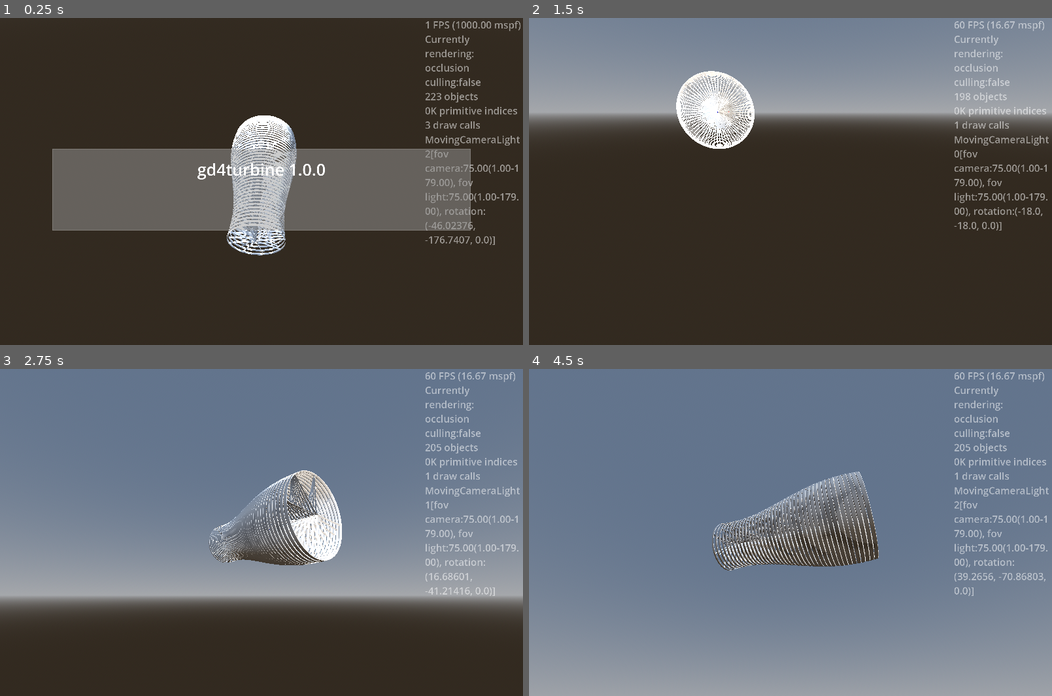
Above: before the commit, frames 1-4 (two rows, left to right).
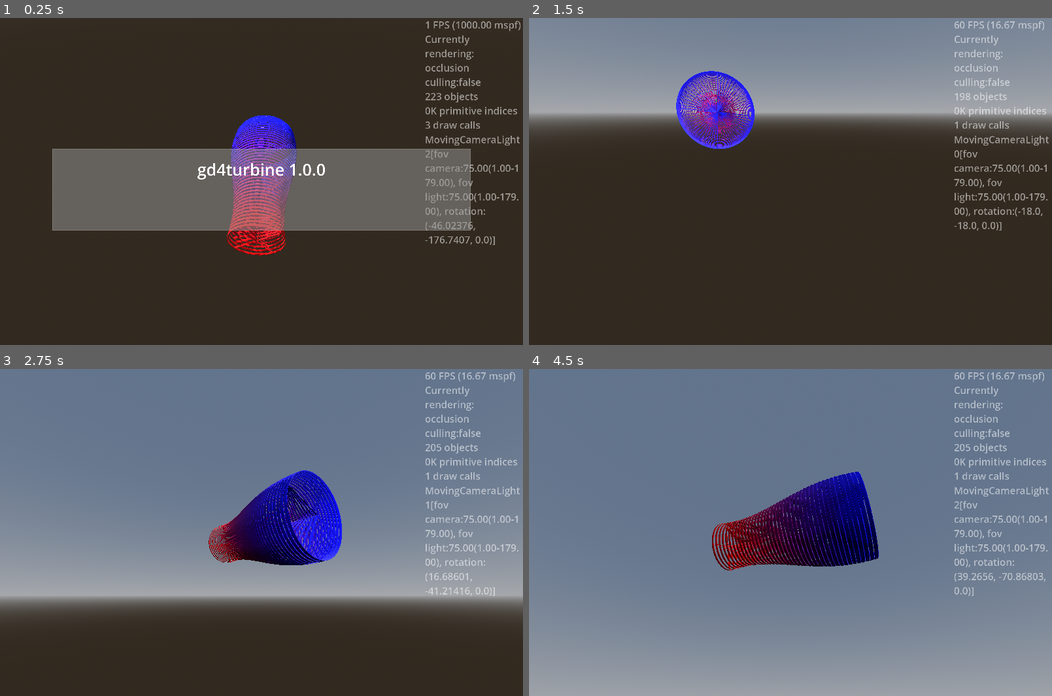
Above: after the commit, the same moments.

Repository: kasworld/gd4turbine
Game: Godot game, scene res://main.tscn
Two runs of this game, one before a commit and one after it. Both use one fixed random seed, a clock stepped at 60 frames per second and the inputs below.
Inputs (mouse positions are in pixels of both pictures, inside the frame that each line leads up to):
- Up to frame 1 (0.25 s): no input
- Up to frame 2 (1.5 s): tap Enter at 0.5 s; move the mouse to (905, 165) at 0.52 s; hold Right 0.53-1.28 s; tap Q at 0.6 s; click (905, 165) at 0.67 s; move the mouse to (685, 197) at 1.27 s; hold Down from 1.28 s (still down); tap E at 1.35 s
- Up to frame 3 (2.75 s): move the mouse to (313, 460) at 2.02 s; release Down at 2.03 s; hold Right from 2.03 s (still down); tap Enter at 2.1 s
- Up to frame 4 (4.5 s): move the mouse to (764, 597) at 2.77 s; release Right at 2.78 s; hold Up 2.78-3.53 s; tap Q at 2.85 s; click (764, 597) at 2.92 s; move the mouse to (947, 581) at 3.52 s; hold Left from 3.53 s (still down); tap E at 3.6 s; move the mouse to (633, 483) at 4.27 s; tap Enter at 4.35 s

The runs differ from the first frame. In frame 1, 4.1% of the frame differs, in the area x 43-57%, y 29-73%; in frame 2, 2.3%; in frame 3, 5.0%; in frame 4, 6.2%, in the area x 35-67%, y 31-62%.

Commit message:
update MultiMeshShape

Diff:
--- a/main.gd
+++ b/main.gd
@@ -57,9 +57,9 @@
 func turbine_demo() -> void:
 	var r:= 20.0
 	for i in range(-20,21):
+		var co := Color.RED.lerp(Color.BLUE, float(i+20)/40.0)
 		var rr := r*(sin(float(i)/30.0*PI)/4 +1.0)
-		var tb :Turbine = preload("res://turbine/turbine.tscn").instantiate().init(rr,1,Color.WHITE)
-		#r *=1.01
+		var tb :Turbine = preload("res://turbine/turbine.tscn").instantiate().init(rr,1,4,co)
 		turbine_list.append(tb)
 		tb.position = Vector3(0,0,i *2.2)
 		#tb.rotation.z = float(i)/10.0
--- a/multi_mesh_shape/multi_mesh_shape.gd
+++ b/multi_mesh_shape/multi_mesh_shape.gd
@@ -1,14 +1,14 @@
 extends MultiMeshInstance3D
 class_name MultiMeshShape
 
-static func 집중선만들기(r :float, start:float, end:float, depth :float, count :int, co :Color ) -> MultiMeshShape:
+static func 집중선만들기(r :float, start:float, end:float, depth :float, count :int, co :Color) -> MultiMeshShape:
 	var 구분선 := BoxMesh.new()
 	var 길이 := r*(end-start)
 	구분선.size = Vector3(길이, depth/10, depth )
 	var cell각도 := 2.0*PI / count
 	var radius := r-길이/2
-	var mms :MultiMeshShape = preload("res://multi_mesh_shape/multi_mesh_shape.tscn").instantiate().init(
-		구분선, Color.WHITE, count ,Vector3.ZERO )
+	var mms :MultiMeshShape = preload("res://multi_mesh_shape/multi_mesh_shape.tscn").instantiate().init_with_color(
+		구분선, Color.WHITE, count)
 	for i in count:
 		var rad := cell각도 *i + cell각도/2
 		mms.set_inst_rotation(i, Vector3.BACK, rad)
@@ -16,10 +16,16 @@
 		mms.set_inst_color(i, co)
 	return mms
 
+func _init_multimesh(mesh :Mesh, mat :Material) -> void:
+	mesh.material = mat
+	multimesh.mesh = mesh
+	multimesh.transform_format = MultiMesh.TRANSFORM_3D
 
-var m_mesh :MultiMesh
+func _set_count(count :int) -> void:
+	multimesh.instance_count = count
+	multimesh.visible_instance_count = count
 
-func init(mesh :Mesh, co :Color, count :int, pos :Vector3) -> MultiMeshShape:
+func make_color_material(co :Color) -> StandardMaterial3D:
 	var mat := StandardMaterial3D.new()
 	# draw call 이 TRANSPARENCY_ALPHA 인 경우만 줄어든다. 버그인가?
 	if co.a >= 1.0:
@@ -28,36 +34,54 @@
 		mat.transparency = BaseMaterial3D.TRANSPARENCY_ALPHA
 	mat.albedo_color = co
 	mat.vertex_color_use_as_albedo = true
-	mesh.material = mat
-	m_mesh = MultiMesh.new()
-	m_mesh.mesh = mesh
-	m_mesh.transform_format = MultiMesh.TRANSFORM_3D
-	m_mesh.use_colors = true # before set instance_count
+	return mat
+
+func _init_transform() -> void:
+	for i in multimesh.visible_instance_count:
+		multimesh.set_instance_transform(i,Transform3D())
+
+func init_with_color(mesh :Mesh, co :Color, count :int) -> MultiMeshShape:
+	_init_multimesh(mesh, make_color_material(co))
+	multimesh.use_colors = true # before set instance_count
 	# Then resize (otherwise, changing the format is not allowed).
-	m_mesh.instance_count = count
-	m_mesh.visible_instance_count = count
-	$".".multimesh = m_mesh
-	for i in m_mesh.visible_instance_count:
-		#m_mesh.set_instance_color(i,Color.WHITE)
-		var t := Transform3D(Basis(), pos)
-		m_mesh.set_instance_transform(i,t)
+	_set_count(count)
+	_init_transform()
 	return self
 
+func init_with_material(mesh :Mesh, mat :Material, count :int) -> MultiMeshShape:
+	_init_multimesh(mesh, mat)
+	# Then resize (otherwise, changing the format is not allowed).
+	_set_count(count)
+	_init_transform()
+	return self
+
+func color_used() -> bool:
+	return multimesh.use_colors
+
+func set_gradient_color(color_from :Color, color_to:Color) -> void:
+	var count :int = get_visible_count()
+	for i in count:
+		var rate = float(i)/(count-1)
+		multimesh.set_instance_color(i,color_from.lerp(color_to,rate))
+
+func get_total_count() -> int:
+	return multimesh.instance_count
+
 func set_visible_count(i :int) -> void:
-	m_mesh.visible_instance_count = i
+	multimesh.visible_instance_count = i
 
 func get_visible_count() -> int:
-	return m_mesh.visible_instance_count
+	return multimesh.visible_instance_count
 
 func set_inst_rotation(i :int, axis :Vector3, rot :float) -> void:
-	var t := m_mesh.get_instance_transform(i)
+	var t := multimesh.get_instance_transform(i)
 	t = t.rotated_local(axis, rot)
-	m_mesh.set_instance_transform(i,t )
+	multimesh.set_instance_transform(i,t )
 
 func set_inst_pos(i :int, pos :Vector3) -> void:
-	var t := m_mesh.get_instance_transform(i)
+	var t := multimesh.get_instance_transform(i)
 	t.origin = pos
-	m_mesh.set_instance_transform(i,t )
+	multimesh.set_instance_transform(i,t )
 
 func set_inst_color(i, co :Color) -> void:
-	m_mesh.set_instance_color(i,co)
+	multimesh.set_instance_color(i,co)
--- a/multi_mesh_shape/multi_mesh_shape.tscn
+++ b/multi_mesh_shape/multi_mesh_shape.tscn
@@ -1,6 +1,10 @@
-[gd_scene load_steps=2 format=3 uid="uid://cfnbpemvoy1i6"]
+[gd_scene load_steps=3 format=3 uid="uid://cfnbpemvoy1i6"]
 
 [ext_resource type="Script" uid="uid://brthvnlbu6c53" path="res://multi_mesh_shape/multi_mesh_shape.gd" id="1_3lfy5"]
 
+[sub_resource type="MultiMesh" id="MultiMesh_6skt3"]
+resource_local_to_scene = true
+
 [node name="MultiMeshShape" type="MultiMeshInstance3D"]
+multimesh = SubResource("MultiMesh_6skt3")
 script = ExtResource("1_3lfy5")
--- a/roulette/roulette.gd
+++ /dev/null
@@ -1,94 +0,0 @@
-extends Node3D
-class_name Roulette
-
-signal rotation_stopped(rl :Roulette)
-
-var id :int
-var 반지름 :float
-var 깊이 :float
-const 선시작비 := 0.5
-const 선끝비 := 1.0
-
-func get_wheel() -> RouletteWheel:
-	return $Wheel
-
-func init(ida :int, 반지름a :float, 깊이a :float, color_text_info_list :Array ) -> Roulette:
-	id = ida
-	반지름 = 반지름a
-	깊이 = 깊이a
-
-	$Wheel.init(반지름, 깊이, color_text_info_list)
-	$Wheel.rotation_stopped.connect(결과가결정됨)
-
-	$Wheel.add_child( MultiMeshShape.집중선만들기(반지름, 선시작비, 선끝비, 깊이, color_text_info_list.size(), Color.WHITE))
-
-	# for debug
-	$IDLabel.text = "%s" % id
-	$IDLabel.outline_size = 반지름/20
-	$IDLabel.pixel_size = 반지름/100
-
-	$"Wheel/원판".mesh.height = 깊이
-	$"Wheel/원판".mesh.bottom_radius = 반지름
-	$"Wheel/원판".mesh.top_radius = 반지름
-	$"Wheel/원판".position.z = -깊이
-
-	$"Wheel/ValveHandle".init(반지름*0.1, 반지름*0.1, 4, Color.WHITE)
-	$"Wheel/ValveHandle".rotation.x = PI/2
-
-	$"Wheel/BarTree2".init_common_params(반지름*0.5, 깊이, 반지름*0.05, 256, 0, 0, 1.0, false)
-	$"Wheel/BarTree2".position.z = 깊이/2
-	$"Wheel/BarTree2".rotation.x = PI/2
-
-	$"Wheel/BarTree3".init_common_params(반지름*0.5, 깊이, 반지름*0.05, 256, 0, PI, 1.0, false)
-	$"Wheel/BarTree3".position.z = 깊이/2
-	$"Wheel/BarTree3".rotation.x = PI/2
-
-	$화살표.set_size(반지름/5,깊이/2, 깊이*1.5,0.5)
-
-	var n :int = $Wheel.cell_count얻기()
-	$"Wheel/원판".mesh.radial_segments = n
-	$"Wheel/원판".rotation.x = PI/2
-	$"Wheel/원판".rotate(Vector3.FORWARD, PI/n)
-
-	$화살표.rotation = Vector3(0, 0, PI/2)
-	$화살표.position = Vector3(sin(PI/2) *반지름*1.1, cos(PI/2) *반지름*1.1, 0 )
-	return self
-
-func 결과가결정됨(_rl :RouletteWheel) -> void:
-	rotation_stopped.emit(self)
-
-func 회전중인가() -> bool:
-	return $Wheel.회전중인가
-
-func 색설정하기(원판색 :Color, 장식색 :Color, 화살표색 :Color) -> void:
-	$"Wheel/원판".mesh.material.albedo_color = 원판색
-	$"Wheel/ValveHandle".색바꾸기(장식색)
-	$"화살표".set_color(화살표색)
-	$"Wheel/BarTree2".init_with_color(장식색, 원판색)
-	$"Wheel/BarTree3".init_with_color(장식색.inverted(), 원판색.inverted())
-	var count :int = $Wheel.cell_count얻기()
-	$"Wheel/BarTree2".set_visible_bar_count(count)
-	$"Wheel/BarTree3".set_visible_bar_count(count)
-
-func 장식돌리기() -> void:
-	$"Wheel/BarTree2".bar_rotation = -$"Wheel".rotation_per_second/10
-	$"Wheel/BarTree3".bar_rotation = -$"Wheel".rotation_per_second/10
-
-# spd : 초당 회전수
-func 돌리기시작(spd :float) -> void:
-	$"Wheel".돌리기시작(spd)
-	$"Wheel/BarTree2".auto_rotate_bar = true
-	$"Wheel/BarTree2".bar_rotation = -spd/10
-	$"Wheel/BarTree3".auto_rotate_bar = true
-	$"Wheel/BarTree3".bar_rotation = -spd/10
-
-func 멈추기시작(accel :float=0.5) -> void:
-	$"Wheel".멈추기시작(accel)
-
-func 선택된cell강조상태켜기() -> void:
-	var 선택칸 = 선택된cell얻기()
-	if 선택칸 != null:
-		선택칸.강조상태켜기()
-
-func 선택된cell얻기() -> RouletteCell:
-	return $Wheel.각도로cell얻기($"Wheel".rotation.z)
--- a/roulette/roulette.tscn
+++ /dev/null
@@ -1,39 +0,0 @@
-[gd_scene load_steps=8 format=3 uid="uid://sjnpttkqk1qs"]
-
-[ext_resource type="Script" uid="uid://dwpxaxvkorfar" path="res://roulette/roulette.gd" id="1_7pkjq"]
-[ext_resource type="PackedScene" uid="uid://d4kkhfcvaexg1" path="res://valve_handle/valve_handle.tscn" id="2_14kvd"]
-[ext_resource type="PackedScene" uid="uid://c8npqlgeyy3xa" path="res://arrow3d/arrow_3d.tscn" id="2_ed2fd"]
-[ext_resource type="PackedScene" uid="uid://btkkwpk54jqc" path="res://bar_tree_2/bar_tree_2.tscn" id="3_phm1c"]
-[ext_resource type="PackedScene" uid="uid://c8ulltoe1t7qg" path="res://roulette/roulette_wheel/roulette_wheel.tscn" id="5_wjn2p"]
-
-[sub_resource type="StandardMaterial3D" id="StandardMaterial3D_wjn2p"]
-
-[sub_resource type="CylinderMesh" id="CylinderMesh_cdnmj"]
-material = SubResource("StandardMaterial3D_wjn2p")
-
-[node name="Roulette" type="Node3D"]
-script = ExtResource("1_7pkjq")
-
-[node name="화살표" parent="." instance=ExtResource("2_ed2fd")]
-
-[node name="IDLabel" type="Label3D" parent="."]
-visible = false
-billboard = 1
-no_depth_test = true
-modulate = Color(0, 0, 0, 1)
-outline_modulate = Color(1, 1, 1, 1)
-
-[node name="Wheel" parent="." instance=ExtResource("5_wjn2p")]
-
-[node name="원판" type="MeshInstance3D" parent="Wheel"]
-visible = false
-mesh = SubResource("CylinderMesh_cdnmj")
-
-[node name="ValveHandle" parent="Wheel" instance=ExtResource("2_14kvd")]
-visible = false
-
-[node name="BarTree2" parent="Wheel" instance=ExtResource("3_phm1c")]
-visible = false
-
-[node name="BarTree3" parent="Wheel" instance=ExtResource("3_phm1c")]
-visible = false
--- a/roulette/roulette_cell/roulette_cell.gd
+++ /dev/null
@@ -1,33 +0,0 @@
-extends Node3D
-class_name RouletteCell
-
-var 강조중 :bool
-
-func init(각도 :float, 반지름 :float, 깊이 :float, color_text_info :Array) -> RouletteCell:
-	$"글씨".mesh.depth = 깊이
-	$"글씨".mesh.pixel_size = 반지름 *sin(각도) *0.04
-	$"글씨".mesh.horizontal_alignment = HorizontalAlignment.HORIZONTAL_ALIGNMENT_RIGHT
-	$"글씨".position = Vector3(반지름, 0, 0 )
-	$"글씨".mesh.text = color_text_info[1]
-	$"글씨".mesh.material.albedo_color = color_text_info[0]
-	return self
-
-func 글내용얻기() -> String:
-	return $"글씨".mesh.text
-
-func 강조상태켜기() -> void:
-	if $AnimationPlayer.is_playing():
-		return
-	강조중 = true
-	$AnimationPlayer.play("글씨강조")
-
-func 강조상태끄기() -> void:
-	강조중 = false
-	$AnimationPlayer.play("글씨강조끄기")
-
-func _on_animation_player_animation_finished(anim_name: StringName) -> void:
-	match anim_name:
-		"글씨강조":
-			강조상태끄기.call_deferred()
-		"글씨강조끄기":
-			pass
--- a/roulette/roulette_cell/roulette_cell.tscn
+++ /dev/null
@@ -1,63 +0,0 @@
-[gd_scene load_steps=8 format=3 uid="uid://dqc03uxia85uv"]
-
-[ext_resource type="Script" uid="uid://nl8f2irb6sdu" path="res://roulette/roulette_cell/roulette_cell.gd" id="1_0xk0q"]
-
-[sub_resource type="StandardMaterial3D" id="StandardMaterial3D_x2luv"]
-resource_local_to_scene = true
-
-[sub_resource type="TextMesh" id="TextMesh_g6io7"]
-resource_local_to_scene = true
-material = SubResource("StandardMaterial3D_x2luv")
-text = "test"
-
-[sub_resource type="Animation" id="Animation_qotkk"]
-length = 0.001
-tracks/0/type = "scale_3d"
-tracks/0/imported = false
-tracks/0/enabled = true
-tracks/0/path = NodePath("글씨")
-tracks/0/interp = 1
-tracks/0/loop_wrap = true
-tracks/0/keys = PackedFloat32Array(0, 1, 1, 1, 1)
-
-[sub_resource type="Animation" id="Animation_npk2h"]
-resource_name = "글씨강조"
-length = 0.5
-tracks/0/type = "scale_3d"
-tracks/0/imported = false
-tracks/0/enabled = true
-tracks/0/path = NodePath("글씨")
-tracks/0/interp = 1
-tracks/0/loop_wrap = true
-tracks/0/keys = PackedFloat32Array(0, 1, 1, 1, 1, 0.5, 1, 2, 2, 2)
-
-[sub_resource type="Animation" id="Animation_hqw3w"]
-resource_name = "글씨강조끄기"
-length = 0.5
-tracks/0/type = "scale_3d"
-tracks/0/imported = false
-tracks/0/enabled = true
-tracks/0/path = NodePath("글씨")
-tracks/0/interp = 1
-tracks/0/loop_wrap = true
-tracks/0/keys = PackedFloat32Array(0, 1, 2, 2, 2, 0.5, 1, 1, 1, 1)
-
-[sub_resource type="AnimationLibrary" id="AnimationLibrary_pa73h"]
-_data = {
-&"RESET": SubResource("Animation_qotkk"),
-&"글씨강조": SubResource("Animation_npk2h"),
-&"글씨강조끄기": SubResource("Animation_hqw3w")
-}
-
-[node name="RouletteCell" type="Node3D"]
-script = ExtResource("1_0xk0q")
-
-[node name="글씨" type="MeshInstance3D" parent="."]
-mesh = SubResource("TextMesh_g6io7")
-
-[node name="AnimationPlayer" type="AnimationPlayer" parent="."]
-libraries = {
-&"": SubResource("AnimationLibrary_pa73h")
-}
-
-[connection signal="animation_finished" from="AnimationPlayer" to="." method="_on_animation_player_animation_finished"]
--- a/roulette/roulette_wheel/roulette_wheel.gd
+++ /dev/null
@@ -1,81 +0,0 @@
-extends Node3D
-class_name RouletteWheel
-
-signal rotation_stopped(rl :RouletteWheel)
-
-var 반지름 :float
-var 깊이 :float
-var cell_list :Array[RouletteCell]
-var cell각도 :float
-func init(r :float, d: float, color_text_info_list :Array) -> RouletteWheel:
-	반지름 = r
-	깊이 = d
-	#$"칸통".rotation.x = PI/2
-	var count := color_text_info_list.size()
-	cell각도 = 2*PI / count
-	for i in count:
-		var k :RouletteCell = preload("res://roulette/roulette_cell/roulette_cell.tscn").instantiate().init(cell각도, 반지름, 깊이, color_text_info_list[i])
-		k.rotation.z = cell각도 *i
-		$"칸통".add_child(k)
-		cell_list.append(k)
-	return self
-
-func _process(delta: float) -> void:
-	if 회전중인가:
-		돌리기(delta)
-
-var 회전중인가 :bool # need emit
-var rotation_per_second :float
-var acceleration := 0.3 # per second
-func 돌리기(dur_sec :float = 1.0) -> void:
-	rotation.z += rotation_per_second * 2 * PI * dur_sec
-	if acceleration > 0:
-		rotation_per_second *= pow( acceleration , dur_sec)
-	if 회전중인가 and (abs(rotation_per_second) <= 0.1 and 중심각차이율(rotation.z) < 0.1  ) or (abs(rotation_per_second) <= 0.01):
-		회전중인가 = false
-		rotation_per_second = 0.0
-		rotation_stopped.emit(self)
-
-func debug_str() -> String:
-	return "%f %f %f" % [ rad_to_deg(rotation.z), rad_to_deg(cell각도), 중심각차이율(rotation.z) ]
-
-# spd : 초당 회전수
-func 돌리기시작(spd :float) -> void:
-	rotation_per_second = spd
-	회전중인가 = true
-
-func 멈추기시작(accel :float=0.5) -> void:
-	assert(accel < 1.0)
-	acceleration = accel
-
-func cell들지우기() -> void:
-	for i in cell_list.size():
-		$"칸통".remove_child(cell_list[i])
-	cell_list = []
-
-func cell강조하기(i :int)->void:
-	cell_list[i].강조상태켜기()
-
-func cell강조끄기(i :int)->void:
-	cell_list[i].강조상태끄기()
-
-func cell_count얻기() -> int:
-	return cell_list.size()
-
-func cell얻기(i :int) -> RouletteCell:
-	return cell_list[i]
-
-func 각도로cell얻기(rad :float) -> RouletteCell:
-	return cell얻기( 각도로cell번호얻기(rad) )
-
-func 각도로cell번호얻기(rad :float) -> int:
-	var 현재각도 = fposmod(-rad, 2*PI)
-	return ceili( (현재각도-cell각도/2) / cell각도 ) % cell_list.size()
-
-func cell중심각도(cell번호 :int) -> float:
-	return cell각도 * cell번호
-
-# 0 - 1
-func 중심각차이율(rad :float) -> float:
-	var 각도차이 := fposmod(rad, cell각도)
-	return 1- abs(각도차이 / cell각도 - 0.5) *2
--- a/roulette/roulette_wheel/roulette_wheel.tscn
+++ /dev/null
@@ -1,8 +0,0 @@
-[gd_scene load_steps=2 format=3 uid="uid://c8ulltoe1t7qg"]
-
-[ext_resource type="Script" uid="uid://cy5hg2iycjtlh" path="res://roulette/roulette_wheel/roulette_wheel.gd" id="1_dbhty"]
-
-[node name="RouletteWheel" type="Node3D"]
-script = ExtResource("1_dbhty")
-
-[node name="칸통" type="Node3D" parent="."]
--- a/slot_reel/reel_symbol/reel_symbol.gd
+++ /dev/null
@@ -1,13 +0,0 @@
-extends Node3D
-class_name ReelSymbol
-
-func init(크기 :float, r :float, color_text_info :Array) -> ReelSymbol:
-	$"글".mesh.text = color_text_info[1]
-	$"글".mesh.pixel_size = 크기/18
-	$"글".mesh.depth = 크기/40
-	$"글".mesh.material.albedo_color = color_text_info[0]
-	$"글".position.z = r
-	return self
-
-func 글내용얻기() -> String:
-	return $"글".mesh.text
--- a/slot_reel/reel_symbol/reel_symbol.tscn
+++ /dev/null
@@ -1,20 +0,0 @@
-[gd_scene load_steps=5 format=3 uid="uid://o02enb5nefpx"]
-
-[ext_resource type="Script" uid="uid://by7055v5bfc5w" path="res://slot_reel/reel_symbol/reel_symbol.gd" id="1_0b0sy"]
-[ext_resource type="FontFile" uid="uid://gdh6qls28unk" path="res://font/HakgyoansimBareondotumR.ttf" id="2_wkmah"]
-
-[sub_resource type="StandardMaterial3D" id="StandardMaterial3D_wk650"]
-resource_local_to_scene = true
-
-[sub_resource type="TextMesh" id="TextMesh_siyr3"]
-resource_local_to_scene = true
-material = SubResource("StandardMaterial3D_wk650")
-text = "test"
-font = ExtResource("2_wkmah")
-pixel_size = 0.1
-
-[node name="ReelSymbol" type="Node3D"]
-script = ExtResource("1_0b0sy")
-
-[node name="글" type="MeshInstance3D" parent="."]
-mesh = SubResource("TextMesh_siyr3")
--- a/slot_reel/slot_reel.gd
+++ /dev/null
@@ -1,82 +0,0 @@
-extends Node3D
-class_name SlotReel
-
-signal rotation_stopped(rl :SlotReel)
-var 번호 :int
-var symbol크기 :Vector2
-var color_text_info_list :Array # [ color , text ]
-var symbol_list :Array[ReelSymbol]
-var symbol각도 :float
-
-func calc_radius() -> float:
-	return color_text_info_list.size() * symbol크기.y / (2*PI)
-
-func init(n :int, symbol크기a :Vector2, color_text_info_lista :Array) -> SlotReel:
-	번호 = n
-	symbol크기 = symbol크기a
-	color_text_info_list = color_text_info_lista
-	var count := color_text_info_list.size()
-	symbol각도 = 2*PI / count
-
-	var r := count * symbol크기.y / (2*PI)
-	for i in count:
-		var k :ReelSymbol = preload("res://slot_reel/reel_symbol/reel_symbol.tscn").instantiate().init(symbol크기.y,r,color_text_info_list[i])
-		k.rotation.x = 2*PI/count *i
-		add_child(k)
-		symbol_list.append(k)
-
-	var spoke := MultiMeshShape.집중선만들기(r*0.99, 0.0, 1.0, symbol크기.x*0.2, 8, Color.WHITE)
-	spoke.rotate_y(PI/2)
-	add_child( spoke )
-
-	$MeshInstance3D.mesh.material.albedo_color = Color.WHITE
-	$MeshInstance3D.mesh.top_radius = calc_radius()
-	$MeshInstance3D.mesh.bottom_radius = $MeshInstance3D.mesh.top_radius
-	$MeshInstance3D.mesh.height = symbol크기.x
-	$MeshInstance3D.mesh.radial_segments = color_text_info_list.size()
-	$MeshInstance3D.rotation.x = symbol각도/2
-
-	return self
-
-func _process(delta: float) -> void:
-	if 회전중인가:
-		돌리기(delta)
-
-var 회전중인가 :bool # need emit
-var rotation_per_second :float
-var acceleration := 0.3 # per second
-func 돌리기(dur_sec :float = 1.0) -> void:
-	rotation.x += rotation_per_second * 2 * PI * dur_sec
-	if acceleration > 0:
-		rotation_per_second *= pow( acceleration , dur_sec)
-	if 회전중인가 and (abs(rotation_per_second) <= 0.1 and 중심각차이율(rotation.x) < 0.1 ) or (abs(rotation_per_second) <= 0.01):
-		회전중인가 = false
-		rotation_per_second = 0.0
-		rotation_stopped.emit(self)
-
-# spd : 초당 회전수
-func 돌리기시작(spd :float) -> void:
-	rotation_per_second = spd
-	회전중인가 = true
-
-func 멈추기시작(accel :float=0.5) -> void:
-	assert(accel < 1.0)
-	acceleration = accel
-
-func symbol중심각도(n :int) -> float:
-	return symbol각도 * n
-
-# 0 - 1
-func 중심각차이율(rad :float) -> float:
-	var 각도차이 := fposmod(rad, symbol각도)
-	return 1- abs(각도차이 / symbol각도 - 0.5) *2
-
-func 선택된symbol번호() -> int:
-	var 현재각도 = fposmod(-rotation.x, 2*PI)
-	return ceili( (현재각도-symbol각도/2) / symbol각도 ) % symbol_list.size()
-
-func 선택된symbol얻기() -> ReelSymbol:
-	return symbol_list[선택된symbol번호()]
-
-func debug_str() -> String:
-	return "%f %f %f" % [ rad_to_deg(rotation.x), rad_to_deg(symbol각도), 중심각차이율(rotation.x) ]
--- a/slot_reel/slot_reel.tscn
+++ /dev/null
@@ -1,19 +0,0 @@
-[gd_scene load_steps=4 format=3 uid="uid://bgvg5u80d01y8"]
-
-[ext_resource type="Script" uid="uid://stv38su1d42y" path="res://slot_reel/slot_reel.gd" id="1_nwxwk"]
-
-[sub_resource type="StandardMaterial3D" id="StandardMaterial3D_nwxwk"]
-resource_local_to_scene = true
-
-[sub_resource type="CylinderMesh" id="CylinderMesh_keqho"]
-resource_local_to_scene = true
-material = SubResource("StandardMaterial3D_nwxwk")
-cap_top = false
-cap_bottom = false
-
-[node name="SlotReel" type="Node3D"]
-script = ExtResource("1_nwxwk")
-
-[node name="MeshInstance3D" type="MeshInstance3D" parent="."]
-transform = Transform3D(-4.371139e-08, -1, 0, 1, -4.371139e-08, 0, 0, 0, 1, 0, 0, 0)
-mesh = SubResource("CylinderMesh_keqho")
--- a/turbine/turbine.gd
+++ b/turbine/turbine.gd
@@ -1,8 +1,8 @@
 extends Node3D
 class_name Turbine
 
-func init(r :float, w :float, co :Color) -> Turbine:
-	var spoke := 집중선만들기(r, 0.01, 0.99, w, 8, co)
+func init(r :float, w :float, arm :int, co :Color) -> Turbine:
+	var spoke := 집중선만들기(r, 0.01, 0.99, w, arm, co)
 	#spoke.rotate_y(PI/2)
 	add_child( spoke )
 
@@ -23,8 +23,8 @@
 	구분선.size = Vector3(길이, depth/10, depth )
 	var cell각도 := 2.0*PI / count
 	var radius := r-길이/2
-	var mms :MultiMeshShape = preload("res://multi_mesh_shape/multi_mesh_shape.tscn").instantiate().init(
-		구분선, Color.WHITE, count ,Vector3.ZERO )
+	var mms :MultiMeshShape = preload("res://multi_mesh_shape/multi_mesh_shape.tscn").instantiate().init_with_color(
+		구분선, Color.WHITE, count  )
 	for i in count:
 		var rad := cell각도 *i + cell각도/2
 		mms.set_inst_rotation(i, Vector3.BACK, rad)
Not shown, removed: roulette/roulette.gd.uid
Not shown, removed: roulette/roulette_cell/roulette_cell.gd.uid
Not shown, removed: roulette/roulette_wheel/roulette_wheel.gd.uid
Not shown, removed: slot_reel/reel_symbol/reel_symbol.gd.uid
Not shown, removed: slot_reel/slot_reel.gd.uid
